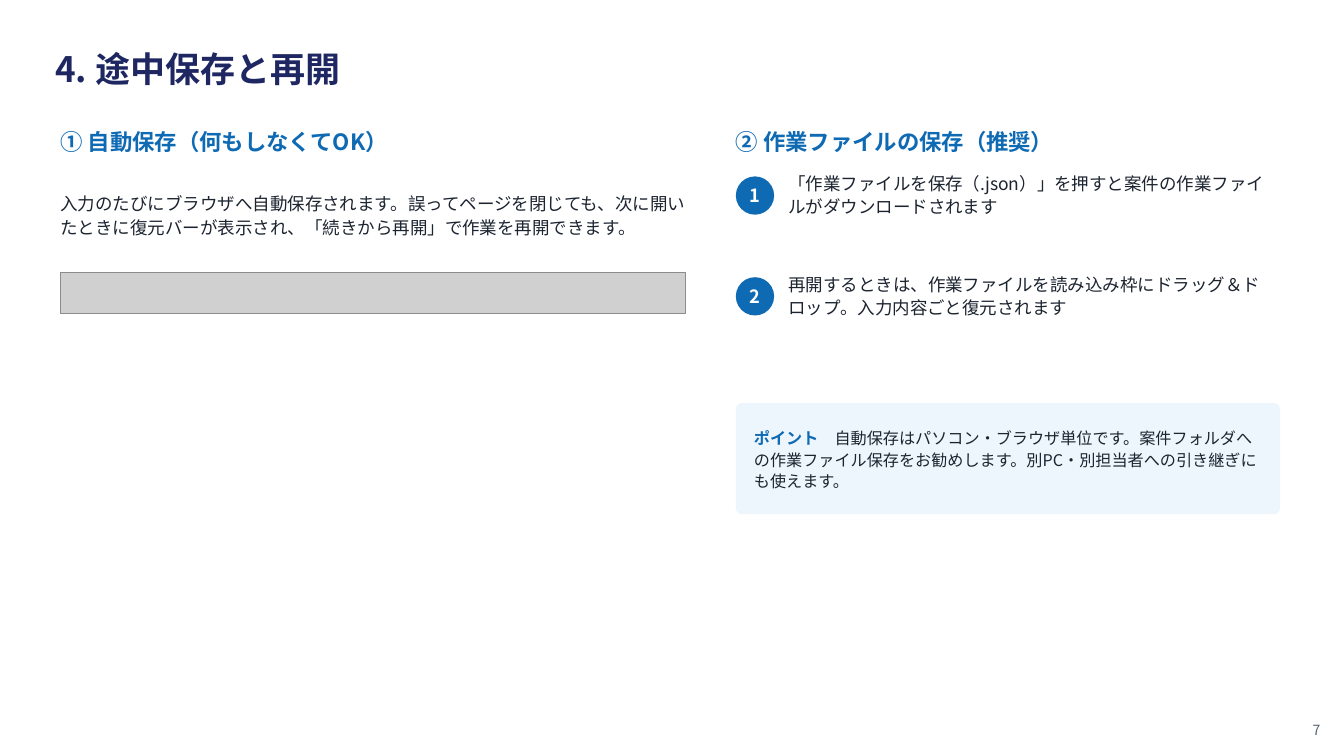
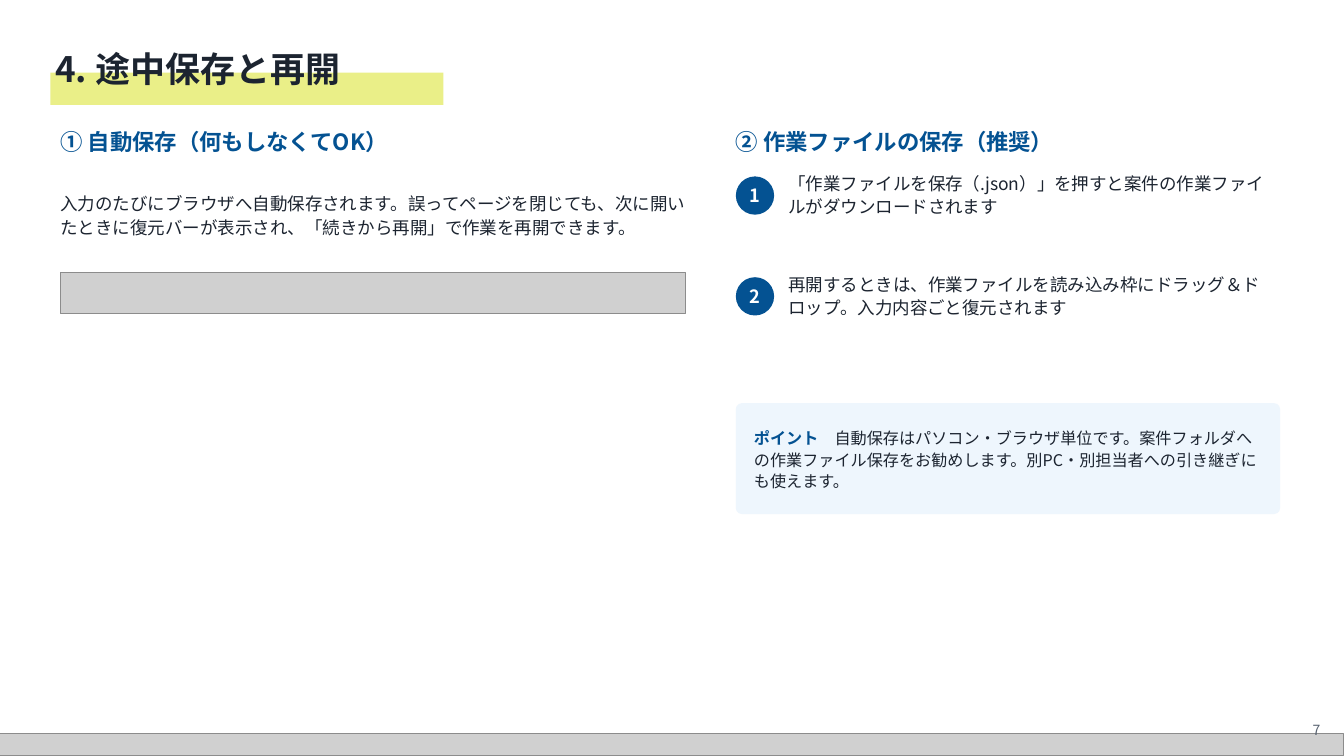
Before and after one commit to caica-inc/takashima-yuto-site, a slide deck: slide 7 of sekisan/docs/KCM積算ツール_操作マニュアル.pptx. Drawn at 1344x756 pixels with LibreOffice and Linux fonts; fonts in the diff are those of the drawing; grey boxes stand for pictures. Boxes give left, top, right and bottom in pixels: in the first picture for what was removed or moved away, otherwise in the second. Text is boxed around its words. In the diff, an @@ line names an element or a change of style, - is before the commit and + after.

```diff
--- a/sekisan/docs/KCM積算ツール_操作マニュアル.pptx
+++ b/sekisan/docs/KCM積算ツール_操作マニュアル.pptx
@@ text "4. 途中保存と再開" at (x1=55, y1=46, x2=340, y2=85): text colour #1E2761 to #1C2430 @@
@@ rectangle added at (x1=50, y1=73, x2=444, y2=105), fill #E3EA61 at 75% opacity @@
@@ text "① 自動保存（何もしなくてOK）" at (x1=60, y1=131, x2=388, y2=152): text colour #0F6AB4 to #045292 @@
@@ text "② 作業ファイルの保存（推奨）" at (x1=736, y1=131, x2=1053, y2=152): text colour #0F6AB4 to #045292 @@
@@ ellipse at (x1=736, y1=176, x2=774, y2=215): fill #0F6AB4 to #045292 @@
@@ ellipse at (x1=736, y1=277, x2=774, y2=316): fill #0F6AB4 to #045292 @@
@@ text "ポイント 自動保存はパソコン・ブラウザ単位です。案件フォルダへの作業ファイル保存をお勧めします。別PC・別担当者への引き ..." at (x1=754, y1=430, x2=1257, y2=489): text colour #0F6AB4 to #045292 in "ポイント" @@
@@ picture added at (x1=0, y1=734, x2=1344, y2=756) @@
```
Also in this commit, not shown: 8 other slides changed, 5 other files.
